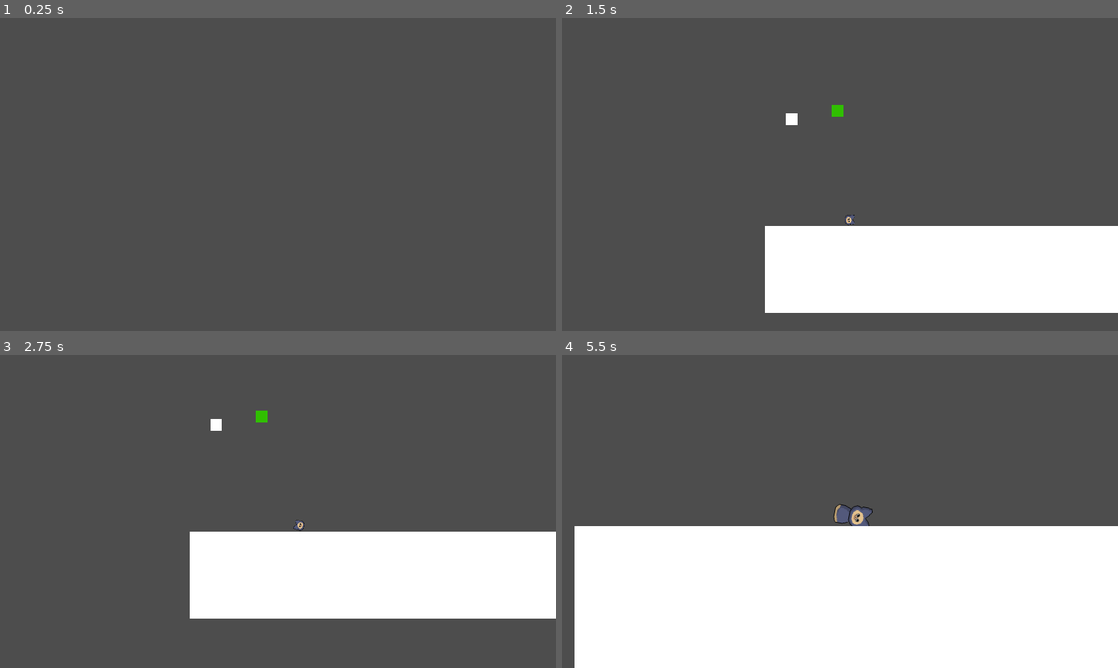
Above: before the commit, frames 1-4 (two rows, left to right).
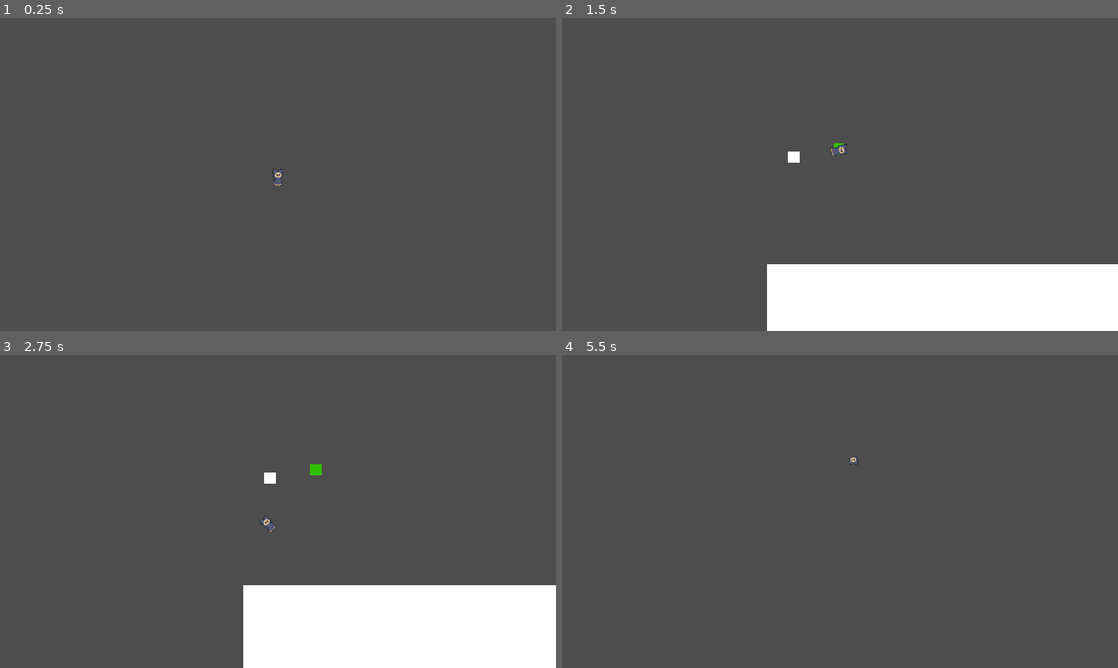
Above: after the commit, the same moments.

Repository: IssacZhuang/Gamejam-2024-Global
Game: Godot game, scene res://CatsFly.tscn
Two runs of this game, one before a commit and one after it. Both use one fixed random seed, a clock stepped at 60 frames per second and the inputs below. Sound files missing from this copy of the repository are replaced by a short silence.
Inputs:
- Up to frame 1 (0.25 s): no input
- Up to frame 2 (1.5 s): tap Enter at 0.5 s; hold D (player_rotation_right) 0.53-1.28 s; tap Space (game_start) at 0.6, 1.35 s; hold A (player_rotation_left) from 1.28 s (still down)
- Up to frame 3 (2.75 s): release A (player_rotation_left) at 2.03 s; hold D (player_rotation_right) from 2.03 s (still down); tap Down (player_power_down) at 2.1 s; tap Space (game_start) at 2.3 s
- Up to frame 4 (5.5 s): tap . (player_power_separate) at 2.85 s; tap Space (game_start) at 3.05, 3.6, 4.35, 5.3 s; release D (player_rotation_right) at 3.53 s; hold A (player_rotation_left) from 3.53 s (still down); tap Down (player_power_down) at 5.1 s

The runs differ from the first frame. In frame 1, less than 0.1% of the frame differs, in the area x 49-51%, y 48-54%; in frame 2, 12%; in frame 3, 22%; in frame 4, 45%, in the area x 2-100%, y 32-100%.

Commit message:
add: CameraControl

Diff:
--- a/Godot/CatsFly.tscn
+++ b/Godot/CatsFly.tscn
@@ -46,6 +46,8 @@
 
 [node name="CatsFly" type="Node2D"]
 script = ExtResource("1_g4ox2")
+
+[node name="Camera2D" type="Camera2D" parent="."]
 
 [node name="GameManager" type="Node2D" parent="." node_paths=PackedStringArray("soundManager", "characterManager", "pointManager")]
 script = ExtResource("6_5jhap")
@@ -103,12 +105,14 @@
 script = ExtResource("3_nkdll")
 char1AnimatedSprite = NodePath("CharacterBoth/Character1/Character1AnimatedSprite2D")
 char1CollisionShape2D = NodePath("CharacterBoth/Character1/Character1CollisionPolygon2D")
-char2AnimatedSprite = NodePath("CharacterBoth/Character1/Character1AnimatedSprite2D")
+char2AnimatedSprite = NodePath("CharacterBoth/Character2/Character2AnimatedSprite2D")
 char2CollisionShape2D = NodePath("CharacterBoth/Character2/Character2CollisionPolygon2D")
 char1 = NodePath("CharacterBoth/Character1")
 char2 = NodePath("CharacterBoth/Character2")
 charBoth = NodePath("CharacterBoth")
-camera = NodePath("Camera2D")
+camera = NodePath("../Camera2D")
+move_speed = 10
+zoom_speed = 10
 
 [node name="CharacterBoth" type="RigidBody2D" parent="CharacteManager"]
 script = ExtResource("4_vae0x")
@@ -127,12 +131,10 @@
 script = ExtResource("7_ejrm0")
 
 [node name="Character2AnimatedSprite2D" type="AnimatedSprite2D" parent="CharacteManager/CharacterBoth/Character2"]
-sprite_frames = SubResource("SpriteFrames_60hdn")
+sprite_frames = SubResource("SpriteFrames_ilja2")
 
 [node name="Character2CollisionPolygon2D" type="CollisionPolygon2D" parent="CharacteManager/CharacterBoth/Character2"]
 polygon = PackedVector2Array(-10, -1, -10, 1, -15, 10, -15, 21, -9, 26, 7, 26, 14, 22, 14, 10, 9, 0, -5, 0, -5, -1)
-
-[node name="Camera2D" type="Camera2D" parent="CharacteManager"]
 
 [node name="SoundManagerNode2D" type="Node2D" parent="."]
 script = ExtResource("9_x1v8y")
--- a/Godot/Scenes/SeperateFuncByYiming/Src/CharacterManager.gd
+++ b/Godot/Scenes/SeperateFuncByYiming/Src/CharacterManager.gd
@@ -36,7 +36,7 @@
 func _ready():
 	# move the characters attributes to charBoth node
 
-	hide()
+	#hide()
 	merge_charactors()
 	separate.connect(char1.on_separate)
 	separate.connect(char2.on_separate)
@@ -44,10 +44,10 @@
 	return
 
 func start(pos):
-	position = pos
+	charBoth.position = pos
 	#char1.start()
 	#char2.start()
-	show()
+	#show()
 
 # Called every frame. 'delta' is the elapsed time since the previous frame.
 func _process(delta):
--- a/Godot/Scripts/GameManager.gd
+++ b/Godot/Scripts/GameManager.gd
@@ -17,3 +17,4 @@
 		isGameStart = true
 		pointManager.start()
 		characterManager.start(pointManager.startPositon)
+	pass
Not shown: 3 places in Godot/CatsFly.tscn that only renumber resources
